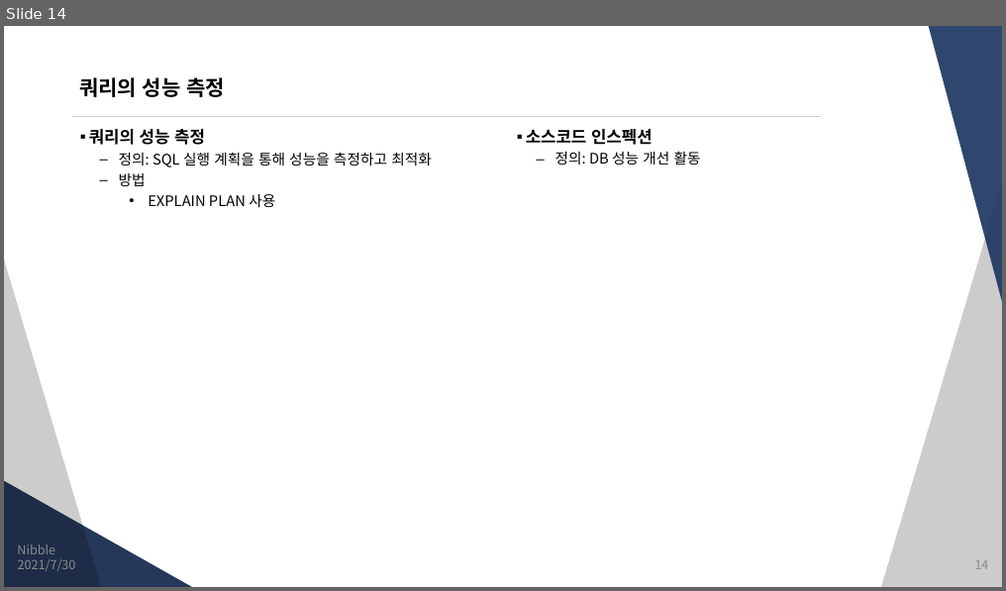
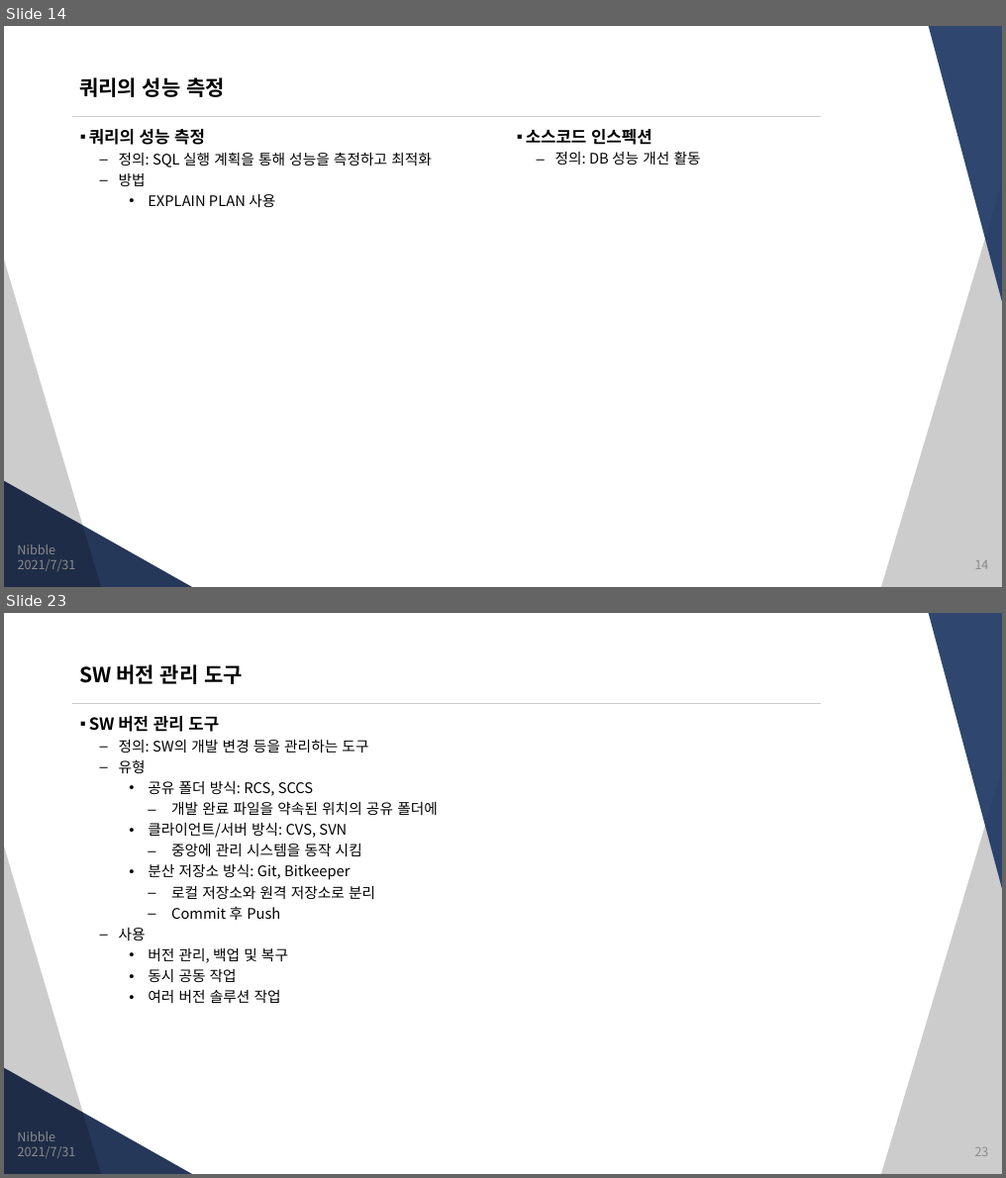
Before and after one commit to JungSangHyeon/2021-TIL, a slide deck: 정보처리기사/2. 소프트웨어 개발.pptx. Shown one above the other, each under a label of ours: slide 14 before the commit, slides 14 and 23 after it; the slides between them are not shown. The pictures are 1006x591 and 1006x1178 pixels, drawn with LibreOffice and Linux fonts; fonts in the diff are those of the drawing. Boxes give left, top, right and bottom in pixels: in the first picture for what was removed or moved away, otherwise in the second. Text is boxed around its words. In the diff, an @@ line names an element or a change of style, - is before the commit and + after.

```diff
--- a/정보처리기사/2. 소프트웨어 개발.pptx
+++ b/정보처리기사/2. 소프트웨어 개발.pptx
@@ slide 23 added at (4, 613, 1002, 1174), background #FFFFFF; not listed: 5 template elements that a slide beside it also shows @@
@@ title added at (79, 664, 243, 684), 20 pt, text #000000, bold @@
+SW 버전 관리 도구
@@ text added at (89, 716, 438, 1003), 14 pt, text #000000 @@
+▪ SW 버전 관리 도구
+  – 정의: SW의 개발 변경 등을 관리하는 도구
+  – 유형
+    • 공유 폴더 방식: RCS, SCCS
+      – 개발 완료 파일을 약속된 위치의 공유 폴더에
+    • 클라이언트/서버 방식: CVS, SVN
+      – 중앙에 관리 시스템을 동작 시킴
+    • 분산 저장소 방식: Git, Bitkeeper
+      – 로컬 저장소와 원격 저장소로 분리
+      – Commit 후 Push
+  – 사용
+    • 버전 관리, 백업 및 복구
+    • 동시 공동 작업
+    • 여러 버전 솔루션 작업
@@ text added at (17, 1132, 55, 1142), 12 pt, text #8C8C8C @@
+Nibble
@@ text added at (18, 1147, 76, 1158), 12 pt, text #8C8C8C @@
+2021/7/31
@@ page number added at (975, 1148, 989, 1157), 12 pt, text #8C8C8C @@
+23
@@ slide 14 changed as well @@
@@ text at (18, 560, 76, 571): text changed @@
-2021/7/30
+2021/7/31
```
Also in this commit, not shown: 12 other slides changed, 9 other slides added.
